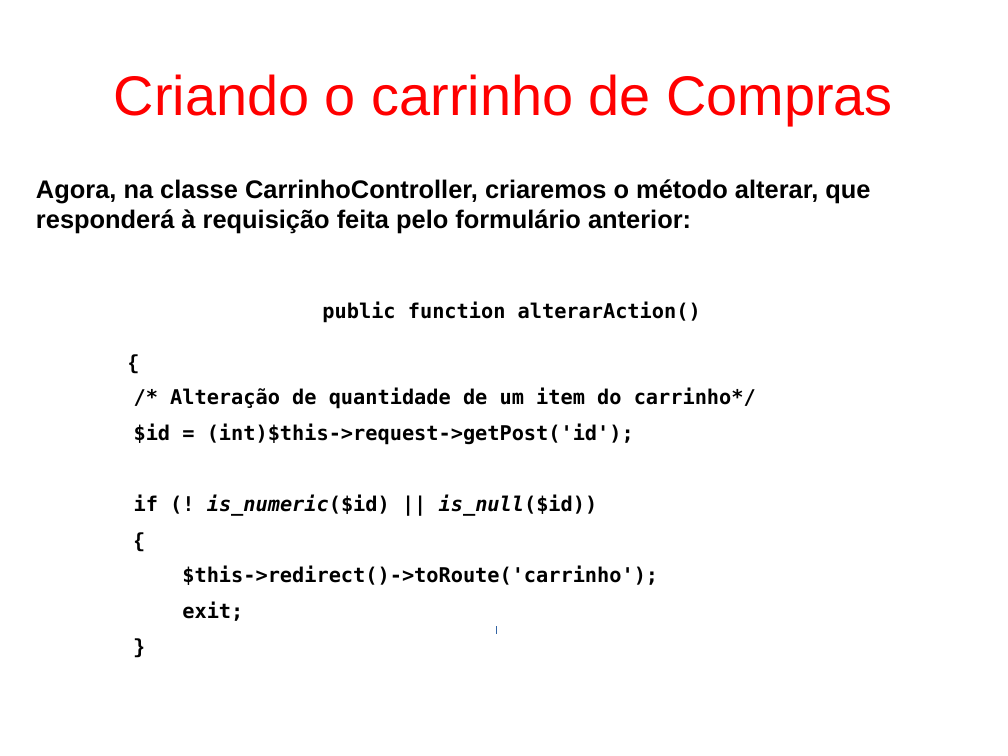
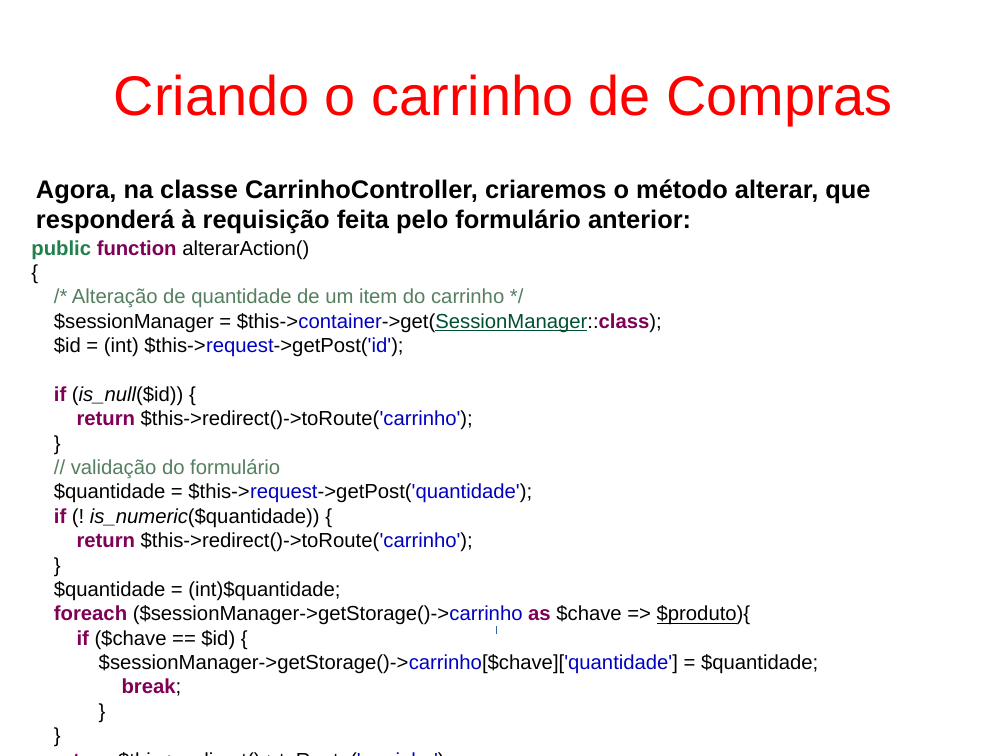
Before and after one commit to fgsl/lojasacme, a slide deck: slide 111 of docs/tutorial.odp (slide 112 before the commit). Drawn at 1008x756 pixels with LibreOffice and Linux fonts; fonts in the diff are those of the drawing. Boxes give left, top, right and bottom in pixels: in the first picture for what was removed or moved away, otherwise in the second. Text is boxed around its words. In the diff, an @@ line names an element or a change of style, - is before the commit and + after.

```diff
--- a/docs/tutorial.odp
+++ b/docs/tutorial.odp
@@ text added at [31,240,818,696], 16 pt, text #000000 @@
+public function alterarAction()
+{
+/* Alteração de quantidade de um item do carrinho */
+$sessionManager = $this->container->get(SessionManager::class);
+$id = (int) $this->request->getPost('id');
+if (is_null($id)) {
+return $this->redirect()->toRoute('carrinho');
+}
+// validação do formulário
+$quantidade = $this->request->getPost('quantidade');
+if (! is_numeric($quantidade)) {
+return $this->redirect()->toRoute('carrinho');
+}
+$quantidade = (int)$quantidade;
+foreach ($sessionManager->getStorage()->carrinho as $chave => $produto){
+if ($chave == $id) {
+$sessionManager->getStorage()->carrinho[$chave]['quantidade'] = $quantidade;
+break;
+}
+}
+return $this->redirect()->toRoute('carrinho');
+}
@@ text at [134,302,756,621]: paragraphs removed @@
-public function alterarAction()
-{
-/* Alteração de quantidade de um item do carrinho*/
-$id = (int)$this->request->getPost('id');
-if (! is_numeric($id) || is_null($id))
-{
-$this->redirect()->toRoute('carrinho');
-exit;
-}
```
Also in this commit, not shown: 53 other slides changed, 12 slides added, 12 slides removed.
